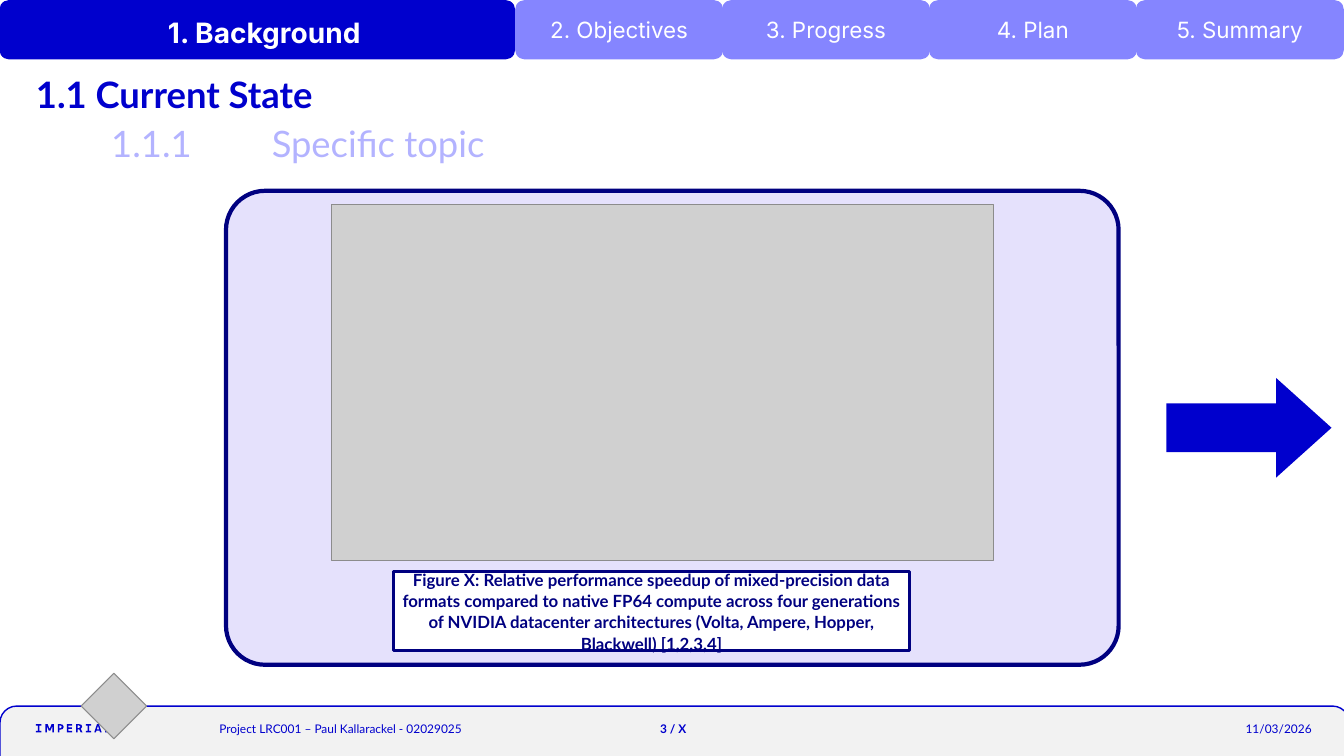
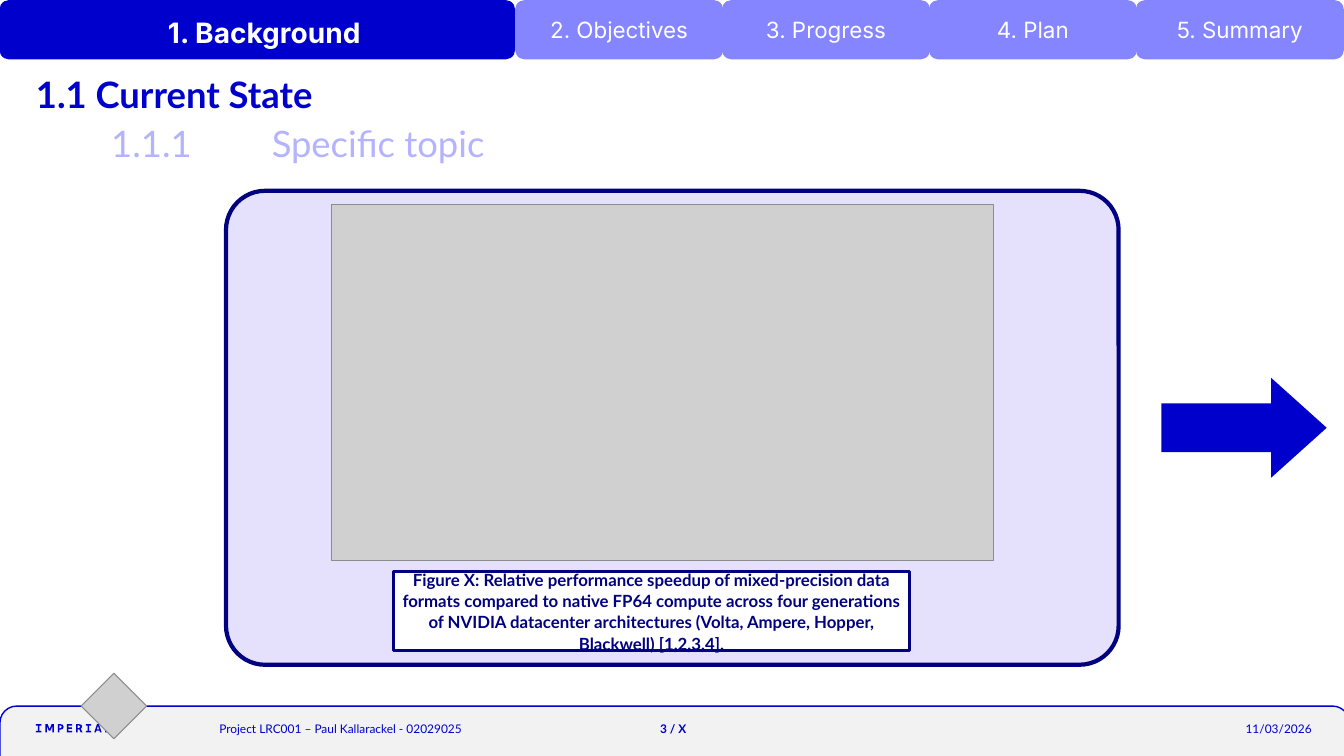
Before and after one commit to krackalackel02/FYP-Interim, a slide deck: slide 3 of Interim.pptm. Drawn at 1344x756 pixels with LibreOffice and Linux fonts; fonts in the diff are those of the drawing; grey boxes stand for pictures; background and template pictures are left out. Boxes give left, top, right and bottom in pixels: in the first picture for what was removed or moved away, otherwise in the second. Text is boxed around its words. In the diff, an @@ line names an element or a change of style, - is before the commit and + after.

```diff
--- a/Interim.pptm
+++ b/Interim.pptm
@@ right arrow: place and size @@
-right arrow at bbox=[1167, 378, 1332, 478]
+right arrow at bbox=[1162, 378, 1327, 478]
@@ text in rectangle at bbox=[403, 572, 900, 653]: text changed @@
-Figure X: Relative performance speedup of mixed-precision data formats compared to native FP64 compute across four generations of NVIDIA datacenter architectures (Volta, Ampere, Hopper, Blackwell) [1,2,3,4]
+Figure X: Relative performance speedup of mixed-precision data formats compared to native FP64 compute across four generations of NVIDIA datacenter architectures (Volta, Ampere, Hopper, Blackwell) [1,2,3,4].
```
Also in this commit, not shown: 3 other slides changed, 1 slide removed, 4 other files.
